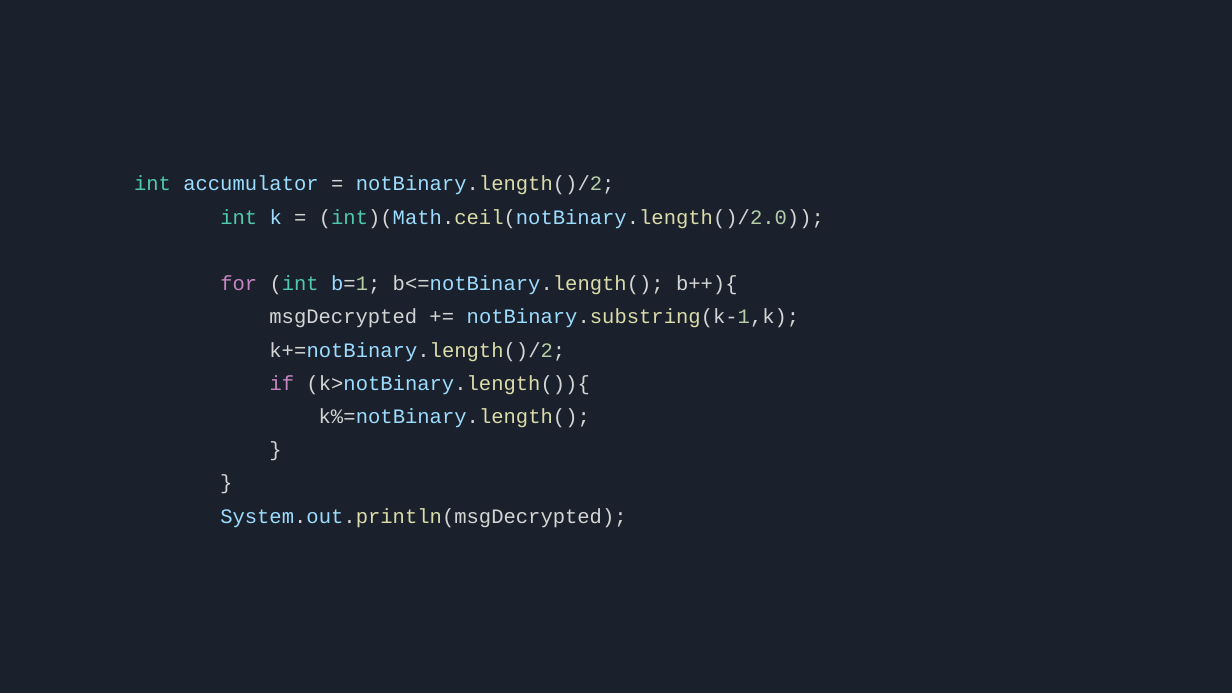
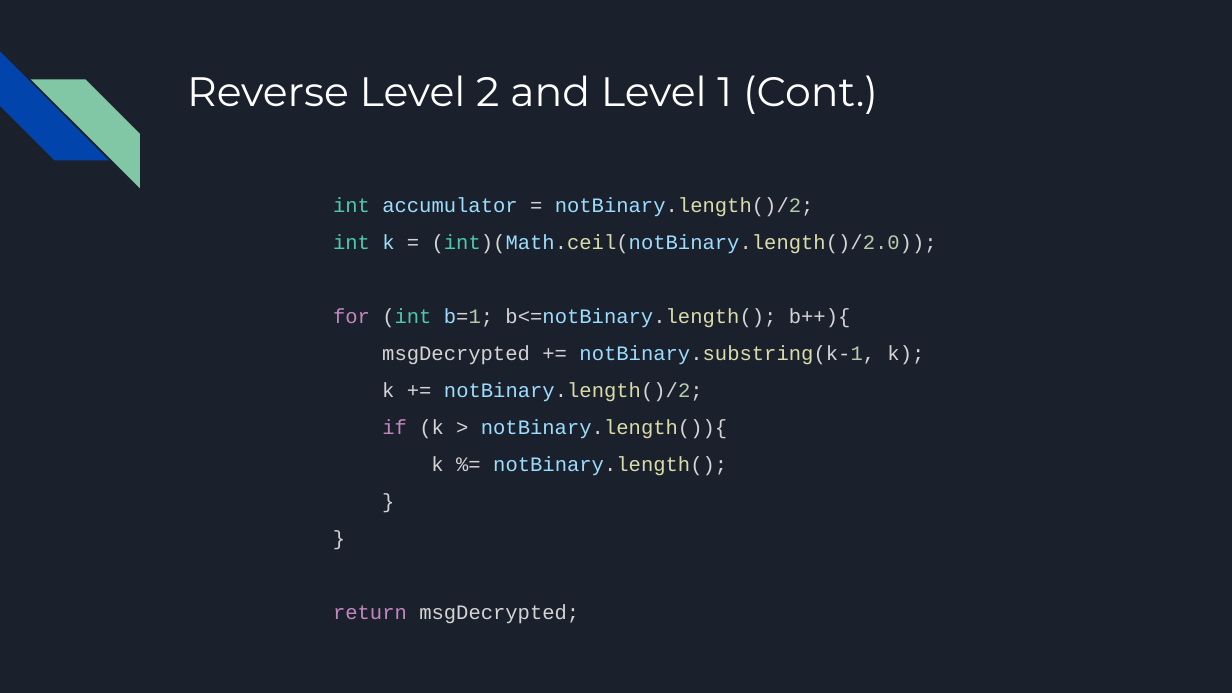
Before and after one commit to azheng9096/EncryptionDecryption, a slide deck: slide 18 of Encryption Project.pptx (slide 14 before the commit). Drawn at 1232x693 pixels with LibreOffice and Linux fonts; fonts in the diff are those of the drawing. Boxes give left, top, right and bottom in pixels: in the first picture for what was removed or moved away, otherwise in the second. Text is boxed around its words. In the diff, an @@ line names an element or a change of style, - is before the commit and + after.

```diff
--- a/Encryption Project.pptx
+++ b/Encryption Project.pptx
@@ diag stripe added at [0,52,108,160], fill #0145AC @@
@@ diag stripe added at [31,79,139,187], fill #82C7A5 @@
@@ title added at [187,75,878,114], 24 pt, text #FFFFFF @@
+Reverse Level 2 and Level 1 (Cont.)
@@ text "int accumulator = notBinary.length()/2;": place and size @@
-text "int accumulator = notBinary.length()/2;" at [134,176,824,528]
+text "int accumulator = notBinary.length()/2;" at [333,198,937,624]
@@ text at [333,198,937,328]: line spacing 1.36 to 1.5 @@
@@ text at [382,345,924,476]: text changed @@
-msgDecrypted += notBinary.substring(k-1,k);
-k+=notBinary.length()/2;
-if (k>notBinary.length()){
-k%=notBinary.length();
+msgDecrypted += notBinary.substring(k-1, k);
+k += notBinary.length()/2;
+if (k > notBinary.length()){
+k %= notBinary.length();
@@ text at [333,604,579,624]: text changed @@
-System.out.println(msgDecrypted);
+return msgDecrypted;
```
Also in this commit, not shown: 6 other slides changed, 9 slides added, 6 slides removed.
